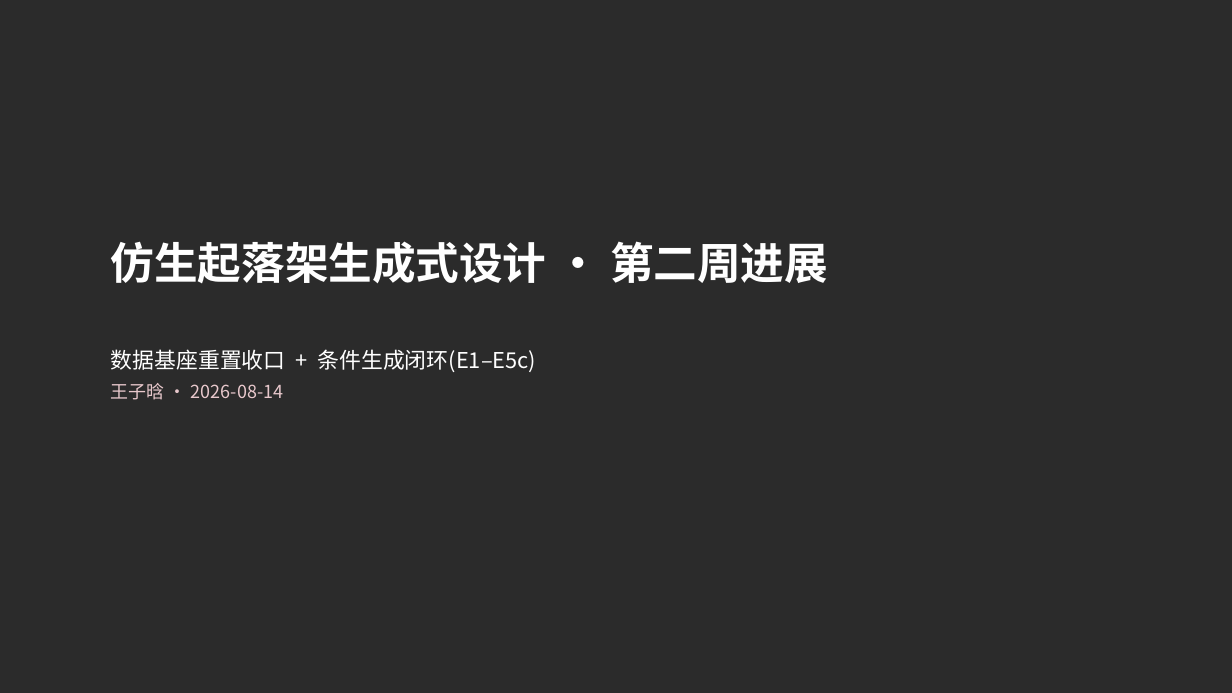
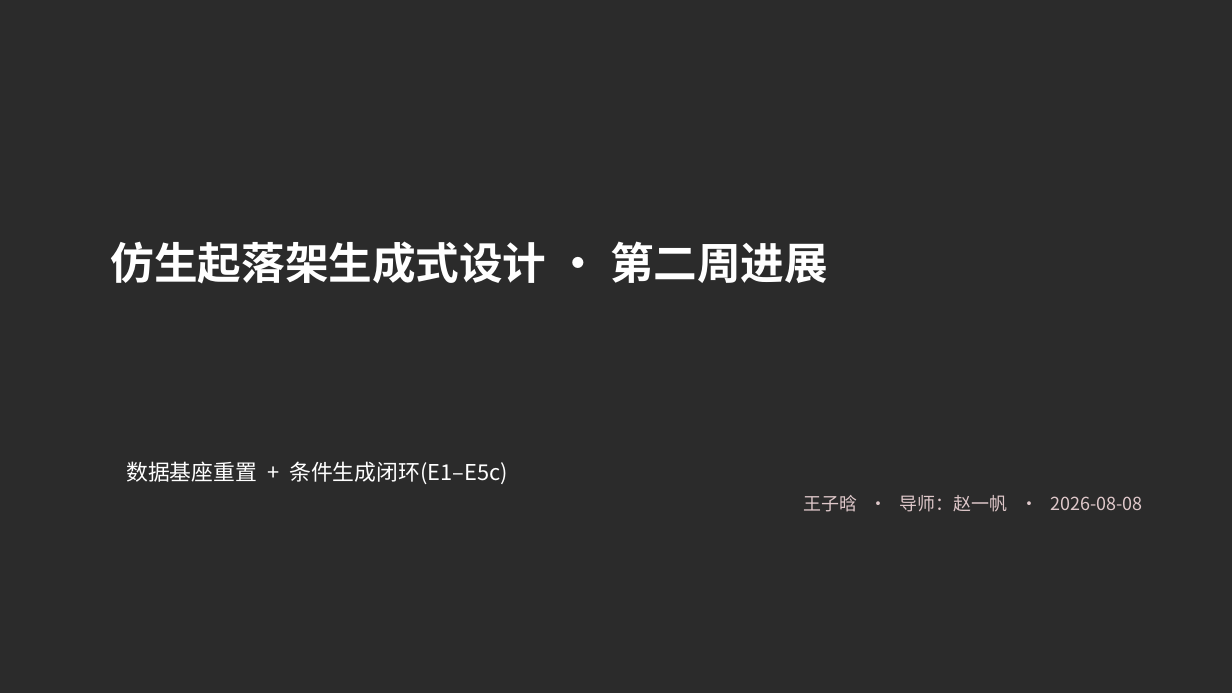
Before and after one commit to zycdengdeng/FFY, a slide deck: slide 1 of 每周汇报/13_08_2026第二周汇报_数据收口与生成闭环.pptx. Drawn at 1232x693 pixels with LibreOffice and Linux fonts; fonts in the diff are those of the drawing; background and template pictures are left out; a plain dark background stands for a picture behind light text. Boxes give left, top, right and bottom in pixels: in the first picture for what was removed or moved away, otherwise in the second. Text is boxed around its words. In the diff, an @@ line names an element or a change of style, - is before the commit and + after.

```diff
--- a/每周汇报/13_08_2026第二周汇报_数据收口与生成闭环.pptx
+++ b/每周汇报/13_08_2026第二周汇报_数据收口与生成闭环.pptx
@@ text at <box>126,461,1142,512</box>: text changed @@
-数据基座重置收口 + 条件生成闭环(E1–E5c)
-王子晗 · 2026-08-14
+数据基座重置 + 条件生成闭环(E1–E5c)
+王子晗 · 导师：赵一帆 · 2026-08-08
```
Also in this commit, not shown: 4 other slides changed.
